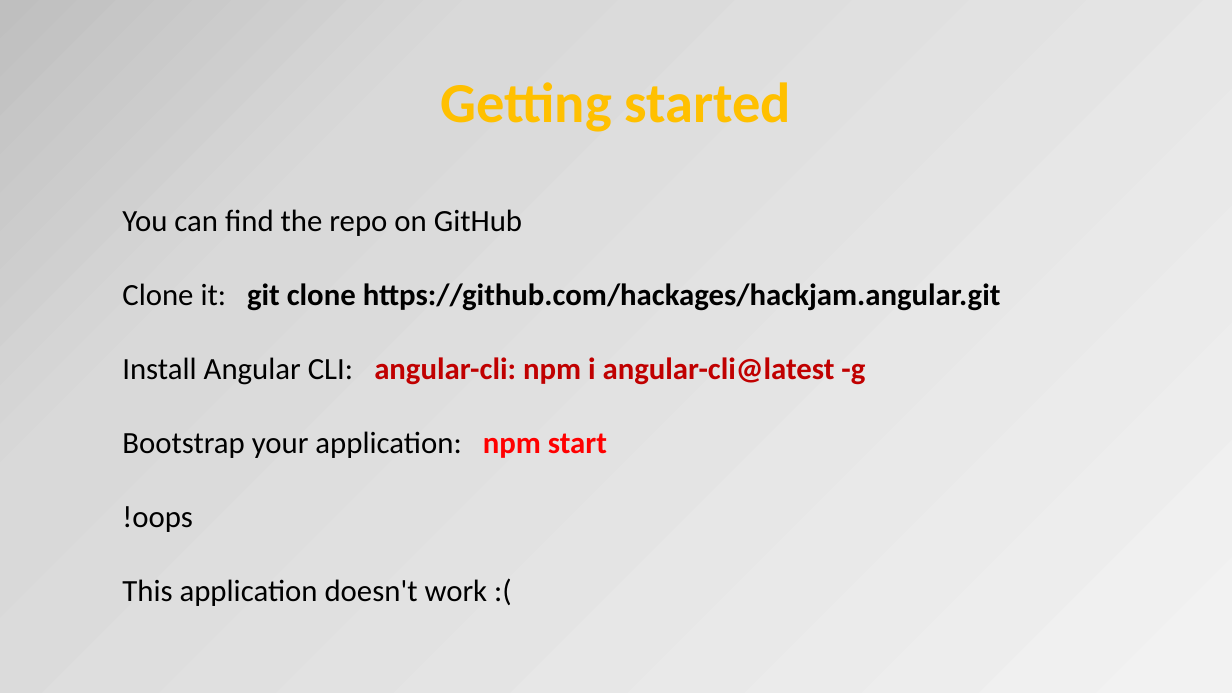
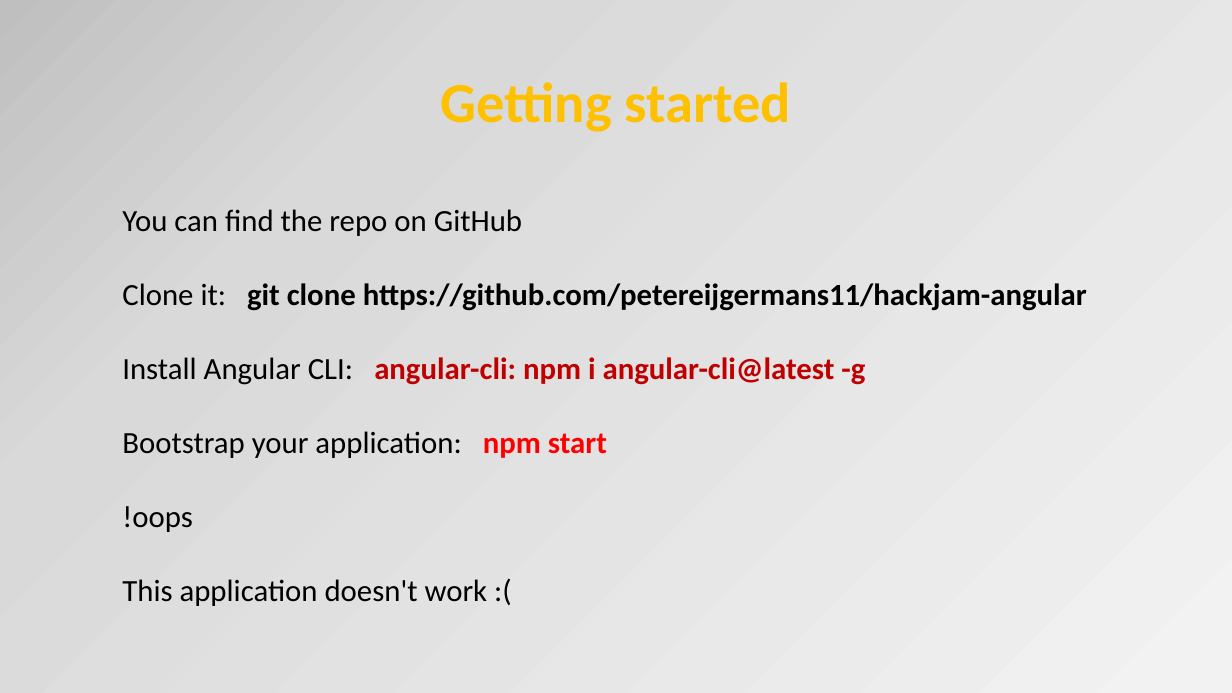
Before and after one commit to OrdinaNederland/hackjam-angular, a slide deck: slide 24 of Angular2.pptx (slide 18 before the commit). Drawn at 1232x693 pixels with LibreOffice and Linux fonts; fonts in the diff are those of the drawing. Boxes give left, top, right and bottom in pixels: in the first picture for what was removed or moved away, otherwise in the second. Text is boxed around its words. In the diff, an @@ line names an element or a change of style, - is before the commit and + after.

```diff
--- a/Angular2.pptx
+++ b/Angular2.pptx
@@ text at [122,283,1087,311]: text changed @@
-Clone it: git clone https://github.com/hackages/hackjam.angular.git
+Clone it: git clone https://github.com/petereijgermans11/hackjam-angular
```
Also in this commit, not shown: 12 other slides changed, 13 slides added, 1 slide removed, 1 other file.
